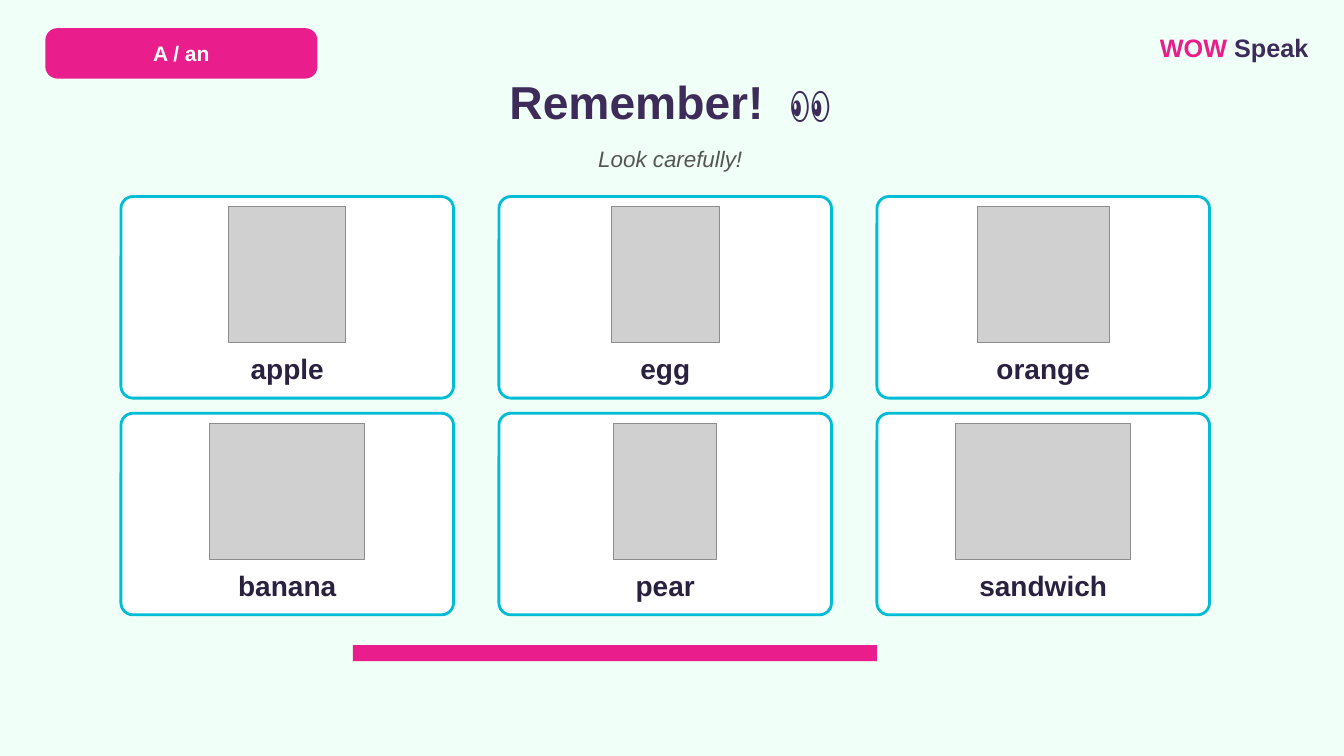
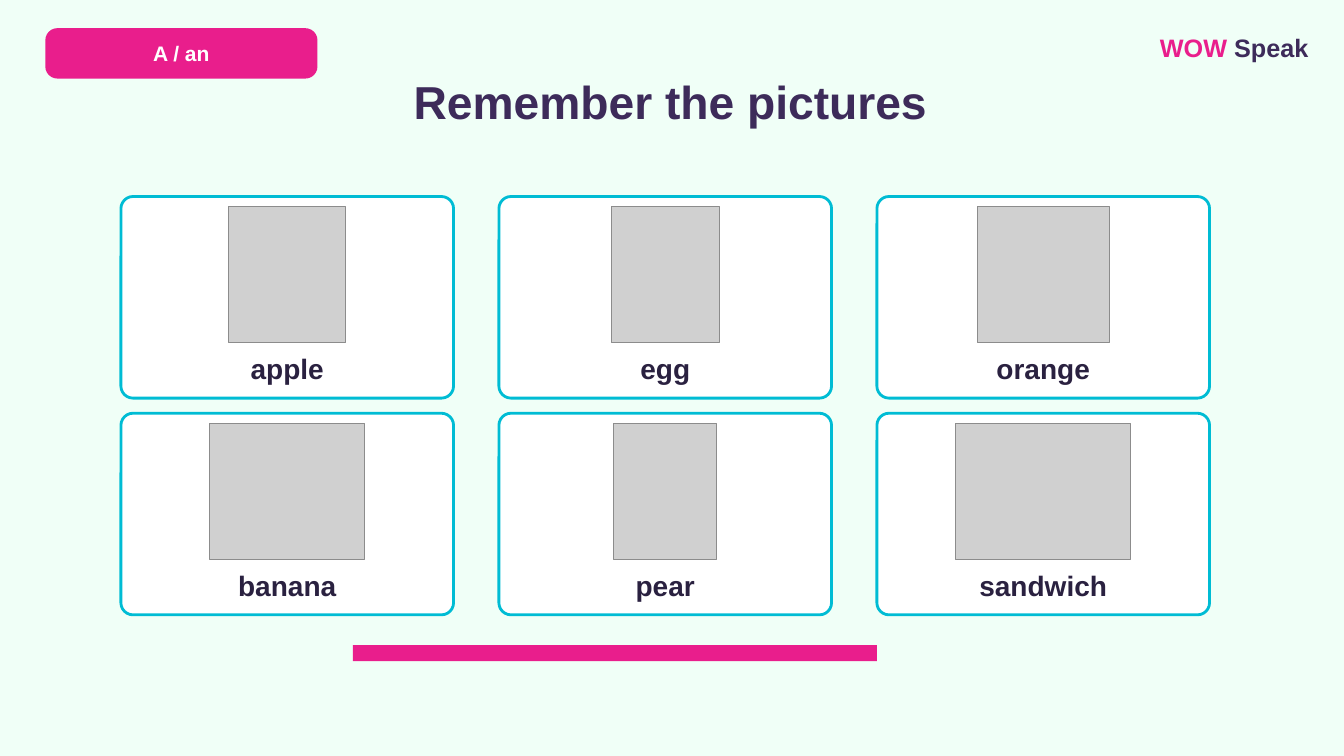
Before and after one commit to wowspeakschool-lang/classroom, a slide deck: slide 6 of vebinary/03.12_A-an/7-9/WOW_Speak_A_An_Food_7-9_LESSON.pptx. Drawn at 1344x756 pixels with LibreOffice and Linux fonts; fonts in the diff are those of the drawing; grey boxes stand for pictures. Boxes give left, top, right and bottom in pixels: in the first picture for what was removed or moved away, otherwise in the second. Text is boxed around its words. In the diff, an @@ line names an element or a change of style, - is before the commit and + after.

```diff
--- a/vebinary/03.12_A-an/7-9/WOW_Speak_A_An_Food_7-9_LESSON.pptx
+++ b/vebinary/03.12_A-an/7-9/WOW_Speak_A_An_Food_7-9_LESSON.pptx
@@ text at box(414, 85, 927, 128): text changed @@
-Remember! 👀
+Remember the pictures
@@ text removed at box(598, 151, 742, 172) @@
-Look carefully!
```
Also in this commit, not shown: 22 other slides changed, 7 other files.
